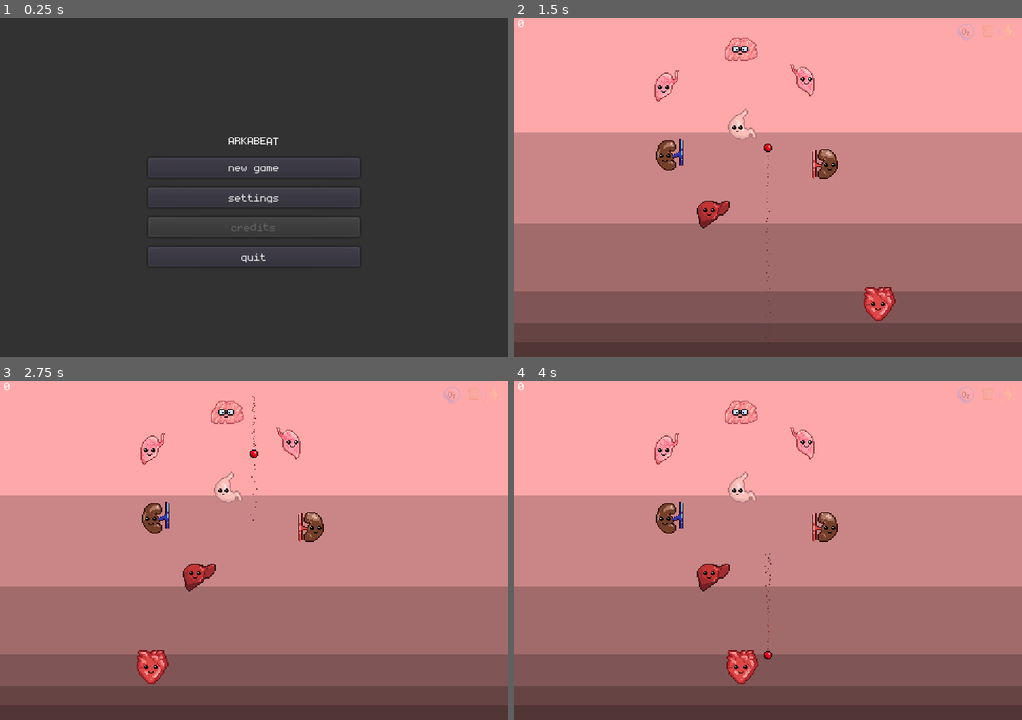
Above: before the commit, frames 1-4 (two rows, left to right).
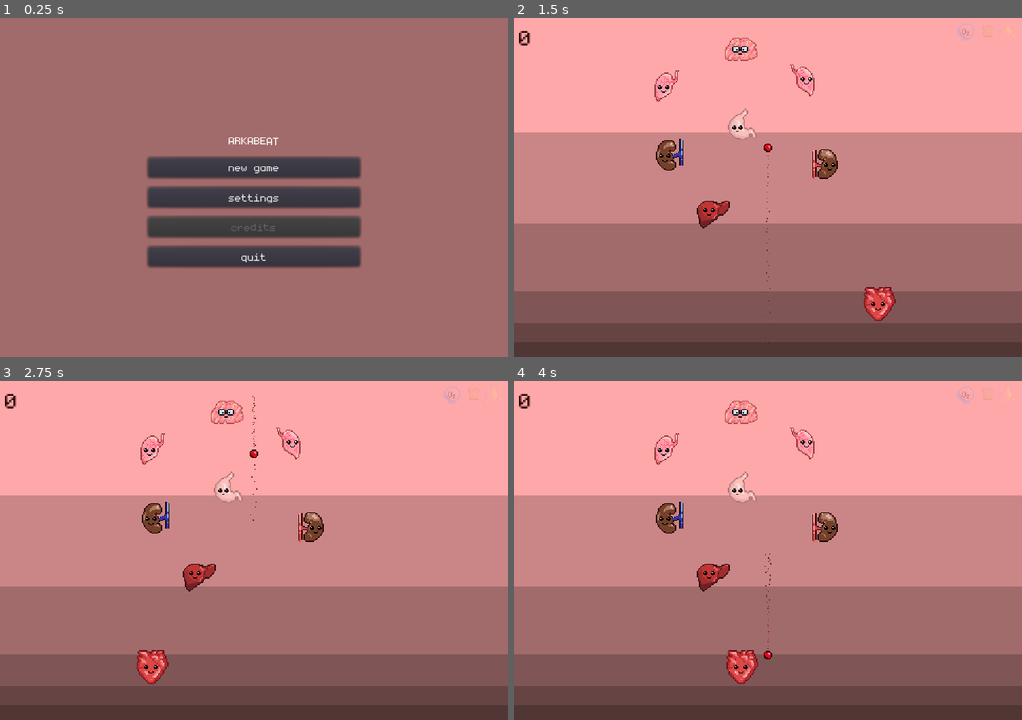
Above: after the commit, the same moments.

Repository: dmitriy-shmilo/arkabeat
Game: Godot game, scene res://screens/title/title.tscn
The game is run twice, just before and just after one commit, with the same random seed, the same clock (stepped at 60 frames per second) and the same inputs.
Inputs (mouse positions are in pixels of both pictures, inside the frame that each line leads up to):
- Up to frame 1 (0.25 s): no input
- Up to frame 2 (1.5 s): click "new game" at 0.5 s; tap Enter at 1.25 s; move the mouse to (879, 170) at 1.27 s
- Up to frame 3 (2.75 s): tap Space at 2 s; move the mouse to (152, 567) at 2.02 s
- Up to frame 4 (4 s): tap Enter at 2.75 s; move the mouse to (818, 475) at 2.77 s; tap Space at 3.5 s; move the mouse to (742, 618) at 3.52 s

The runs differ from the first frame. In frame 1, 90% of the frame differs, in the area x 0-100%, y 0-100%; in frame 2, less than 0.1%; in frame 3, less than 0.1%; in frame 4, less than 0.1%.
Error in both runs: Trying to assign value of type 'AnimatedSprite' to a variable of type 'Sprite'. (res://bat/bat.gd:6)

Commit message:
Adjusted background and score colors

Diff:
--- a/screens/main/main.tscn
+++ b/screens/main/main.tscn
@@ -122,10 +122,12 @@
 [node name="Score" type="Label" parent="CanvasLayer/GUI"]
 anchor_top = -0.00648174
 anchor_bottom = -0.00648174
-margin_left = 4.0
-margin_top = 0.25927
-margin_right = 89.0
-margin_bottom = 14.2593
+margin_left = 5.0
+margin_top = 7.07416
+margin_right = 90.0
+margin_bottom = 21.0742
+rect_scale = Vector2( 2, 2 )
+custom_colors/font_color = Color( 0.14902, 0.0117647, 0.00392157, 1 )
 text = "0"
 __meta__ = {
 "_edit_use_anchors_": false
--- a/screens/title/title.tscn
+++ b/screens/title/title.tscn
@@ -16,7 +16,7 @@
 [node name="ColorRect" type="ColorRect" parent="."]
 anchor_right = 1.0
 anchor_bottom = 1.0
-color = Color( 0.2, 0.2, 0.2, 1 )
+color = Color( 0.635294, 0.423529, 0.423529, 1 )
 __meta__ = {
 "_edit_use_anchors_": false
 }
@@ -72,6 +72,9 @@
 [node name="Settings" parent="." instance=ExtResource( 3 )]
 visible = false
 
+[node name="ColorRect" parent="Settings" index="0"]
+color = Color( 0.635294, 0.423529, 0.423529, 1 )
+
 [node name="QuitButton" parent="Settings/VBoxContainer" index="4"]
 visible = false
 [connection signal="pressed" from="VBoxContainer/NewGameButton" to="." method="_on_NewGameButton_pressed"]
Not shown: 1 places in screens/main/main.tscn that only renumber resources
